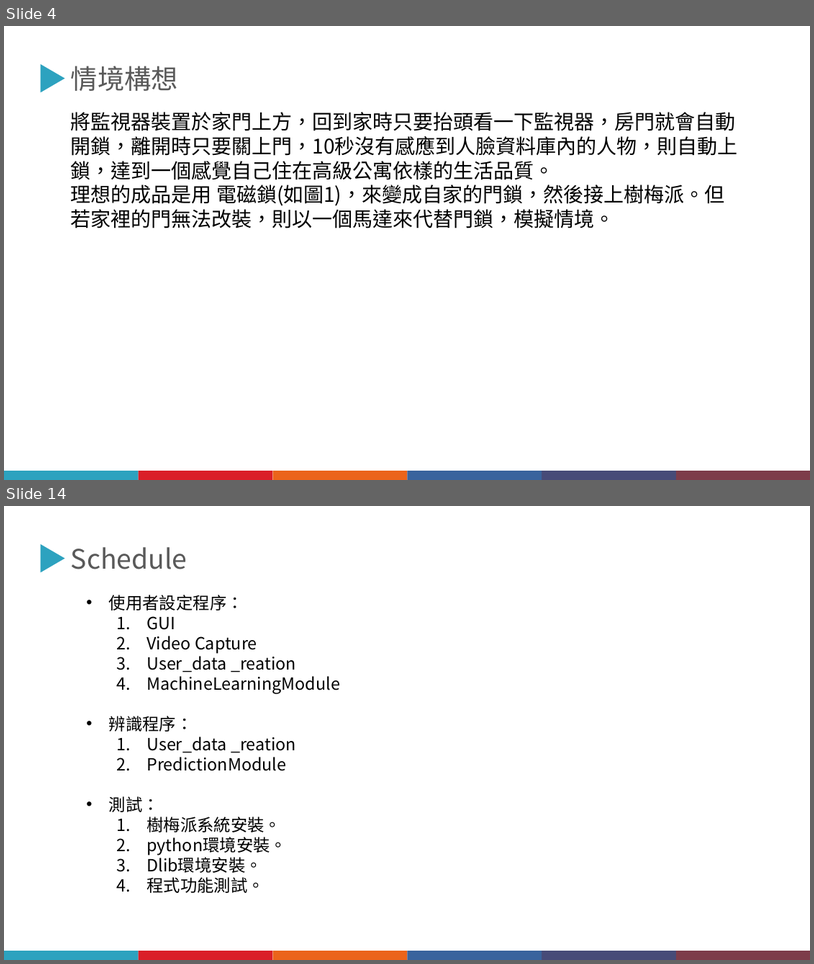
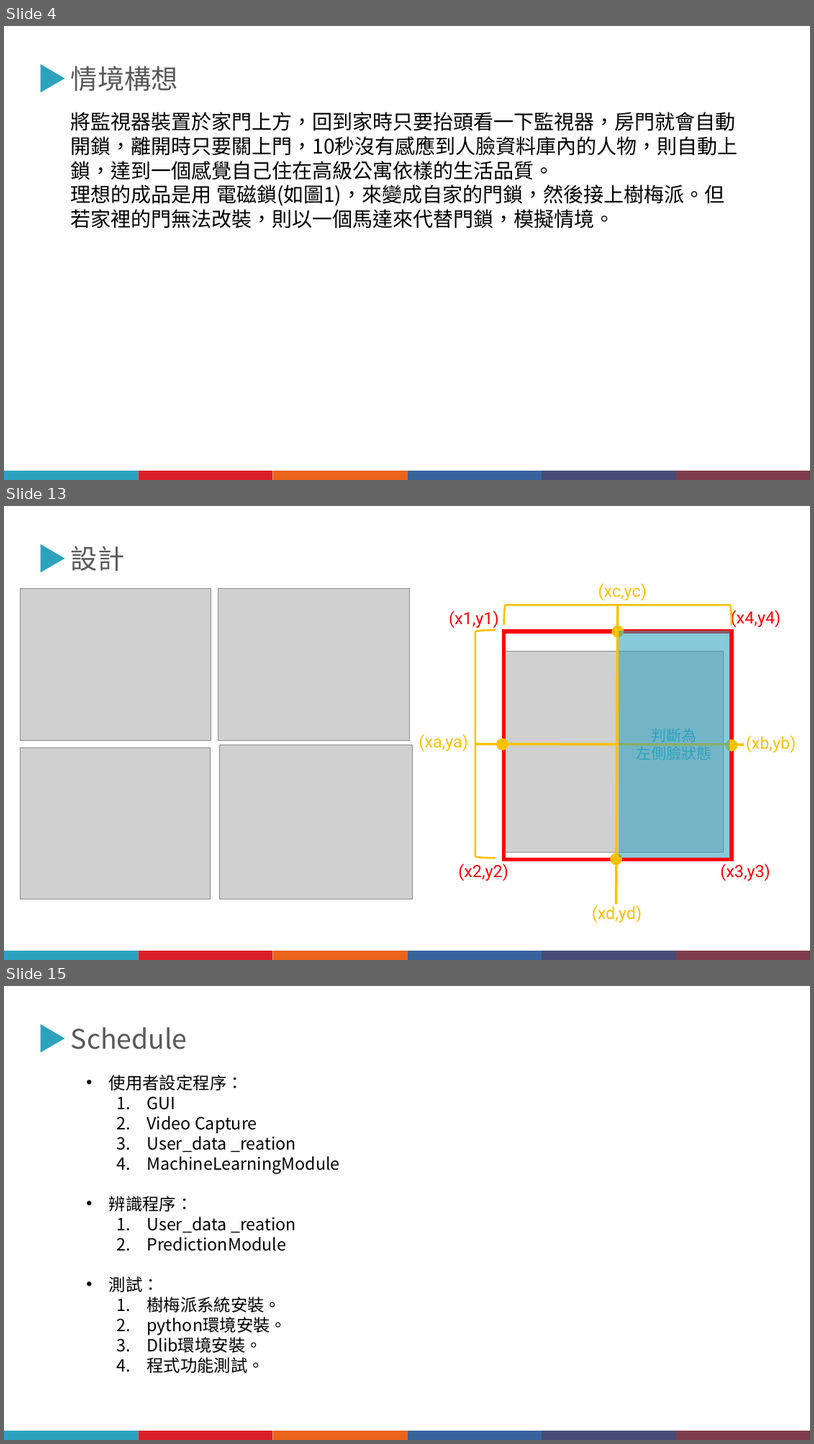
Before and after one commit to JiangXiu01/1091-EmbeddedImageProcessing, a slide deck: 期中報告/1092嵌入式影像_期中報告202105211327.pptx. Shown one above the other, each under a label of ours: slides 4 and 14 before the commit, slides 4, 13 and 15 after it; the slides between them are not shown. The pictures are 814x964 and 814x1444 pixels, drawn with LibreOffice and Linux fonts; fonts in the diff are those of the drawing; grey boxes stand for pictures. Boxes give left, top, right and bottom in pixels: in the first picture for what was removed or moved away, otherwise in the second. Text is boxed around its words. In the diff, an @@ line names an element or a change of style, - is before the commit and + after.

```diff
--- a/期中報告/1092嵌入式影像_期中報告202105211327.pptx
+++ b/期中報告/1092嵌入式影像_期中報告202105211327.pptx
@@ slide 13 added at [4, 506, 810, 960], background #FFFFFF @@
@@ triangle added at [41, 544, 64, 572], fill #2DA2BF @@
@@ text added at [71, 546, 125, 571], 32 pt, text #595959 @@
+設計
@@ group added at [419, 583, 797, 922]: 8 texts, 4 ellipses, 2 rectangles, 2 left brackets, 2 lines, 1 picture @@
+(x1,y1)
+(x2,y2)
+(x4,y4)
+(x3,y3)
+(xa,ya)
+(xc,yc)
+(xb,yb)
+(xd,yd)
@@ group added at [21, 588, 413, 899]: 4 pictures @@
@@ group added at [4, 951, 810, 960]: 6 rectangles @@
@@ what was slide 14 is now slide 15 @@
```
Also in this commit, not shown: 9 slides changed, 3 other slides added, 3 slides removed.
